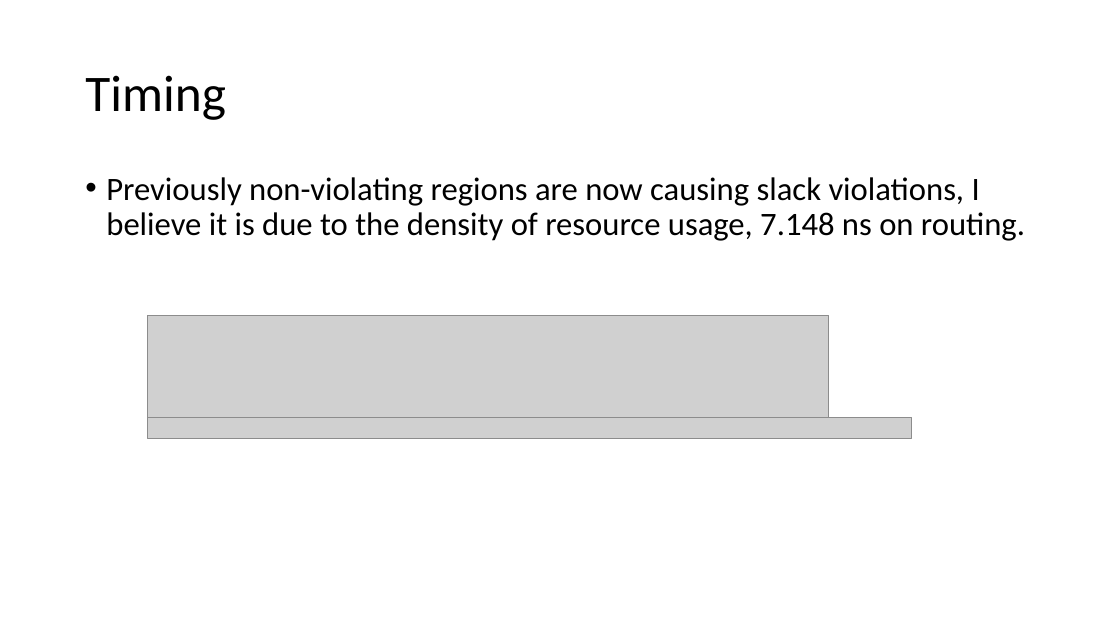
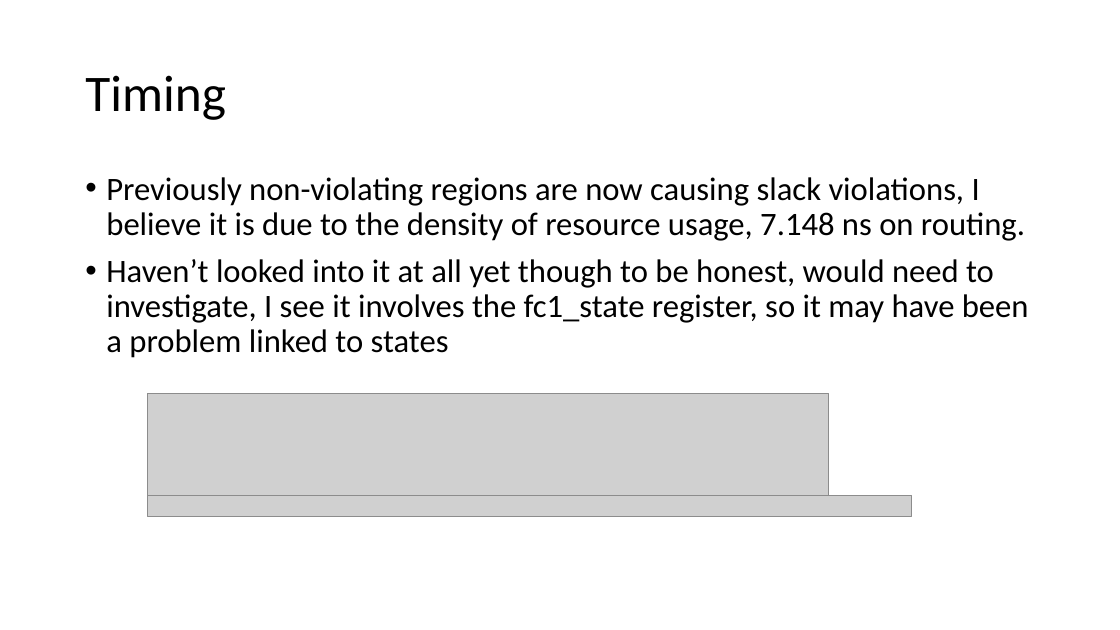
Before and after one commit to erikgroving/NeuralNetworkHardwareAccelerator, a slide deck: slide 15 of WeeklyPresentations/update11_06_03.pptx. Drawn at 1120x630 pixels with LibreOffice and Linux fonts; fonts in the diff are those of the drawing; grey boxes stand for pictures. Boxes give left, top, right and bottom in pixels: in the first picture for what was removed or moved away, otherwise in the second. Text is boxed around its words. In the diff, an @@ line names an element or a change of style, - is before the commit and + after.

```diff
--- a/WeeklyPresentations/update11_06_03.pptx
+++ b/WeeklyPresentations/update11_06_03.pptx
@@ text at (x1=106, y1=259, x2=1029, y2=358): paragraph added @@
+• Haven’t looked into it at all yet though to be honest, would need to investigate, I see it involves the fc1_state register, so it may have been a problem linked to states
@@ picture moved from (x1=147, y1=316, x2=828, y2=420) to (x1=147, y1=393, x2=828, y2=497) @@
@@ picture moved from (x1=147, y1=418, x2=912, y2=439) to (x1=147, y1=495, x2=912, y2=516) @@
```
Also in this commit, not shown: 4 other files.
